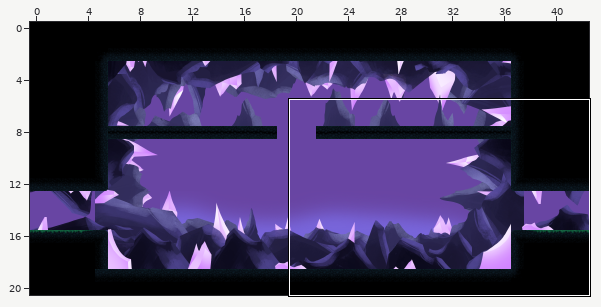
Tiled map -- Output/Assets/Maps/Map666.tmx. Above: a wide view before the commit, with the close-up outlined.
Close-up. Earlier state:
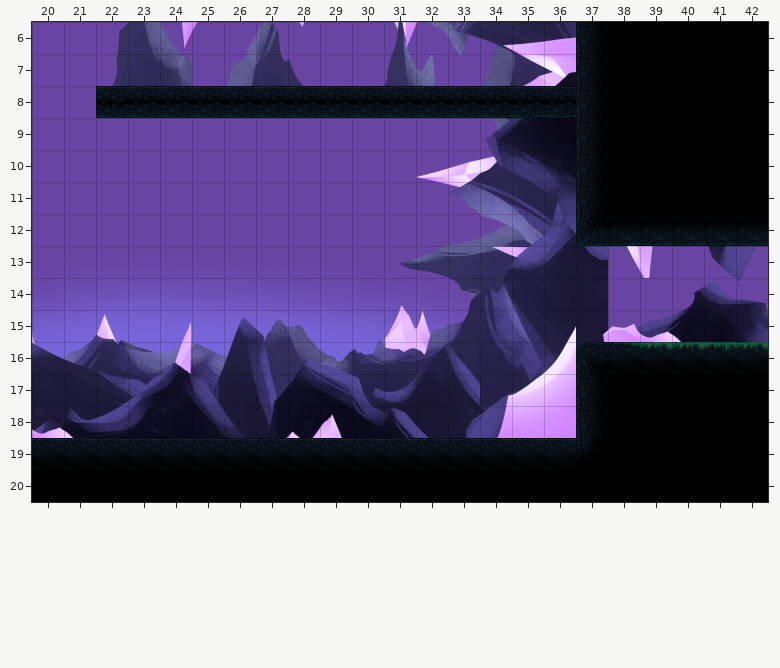
Cells are 64x64 px. Shown: x 20..42, y 6..20. The commit also changed other parts of the map, which this record leaves out.
And afterwards:
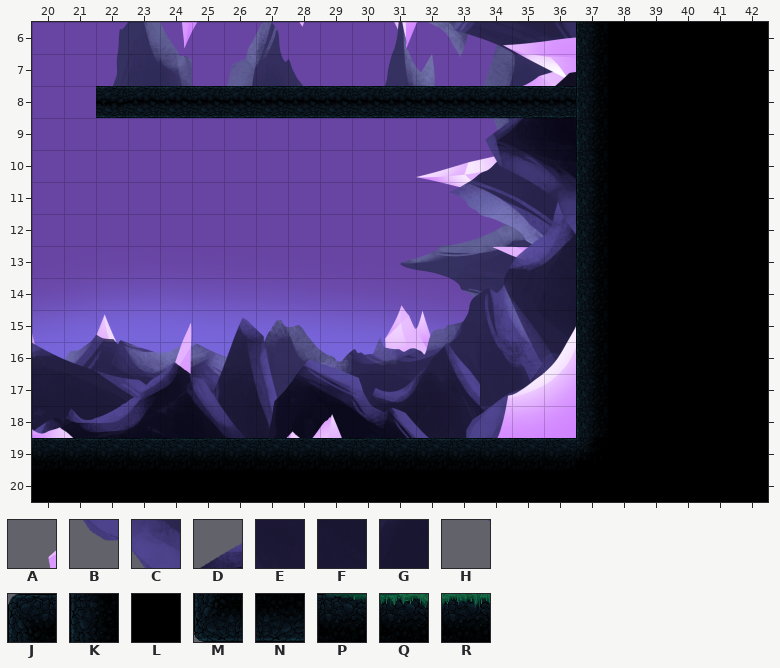
Key: from "SecretCave_Cristals": A 287; from "SecretCave_Stones1": B 256 turned 270, C 257 turned 270, D 451; from "SecretCave_Stones2": E 322 turned 270, F 324 turned 270, G 325 turned 270, H 408 flipped up-down; from "tiles_cave": J 0, K 10, L 11, M 20, N 21, P 43, Q 44, R 48.
_ is an empty cell, # one hidden under a higher layer, . an unchanged one.
What changed:
--- layer "Rocks Third Layer"
@@ x 41..41 @@
-14 H
+14 _
--- layer "Rocks Second Layer"
@@ x 37..37 @@
-12 G
-13 F
+12 #
+13 #
@@ x 37..38 @@
-15 ED
+15 #_
--- layer "Rocks First Layer"
@@ x 37..37 @@
-12 C
-13 B
+12 #
+13 #
@@ x 37..37 @@
-15 A
+15 #
--- layer "Platforms"
@@ x 37..42 @@
-12 MNNNNN
-13 ______
-14 ______
-15 ______
-16 JPQQRQ
+12 KLLLLL
+13 KLLLLL
+14 KLLLLL
+15 KLLLLL
+16 KLLLLL
Where, in picture pixels (left, top, right, bottom), the same in both close-ups:
changed: (576, 214, 768, 374)
